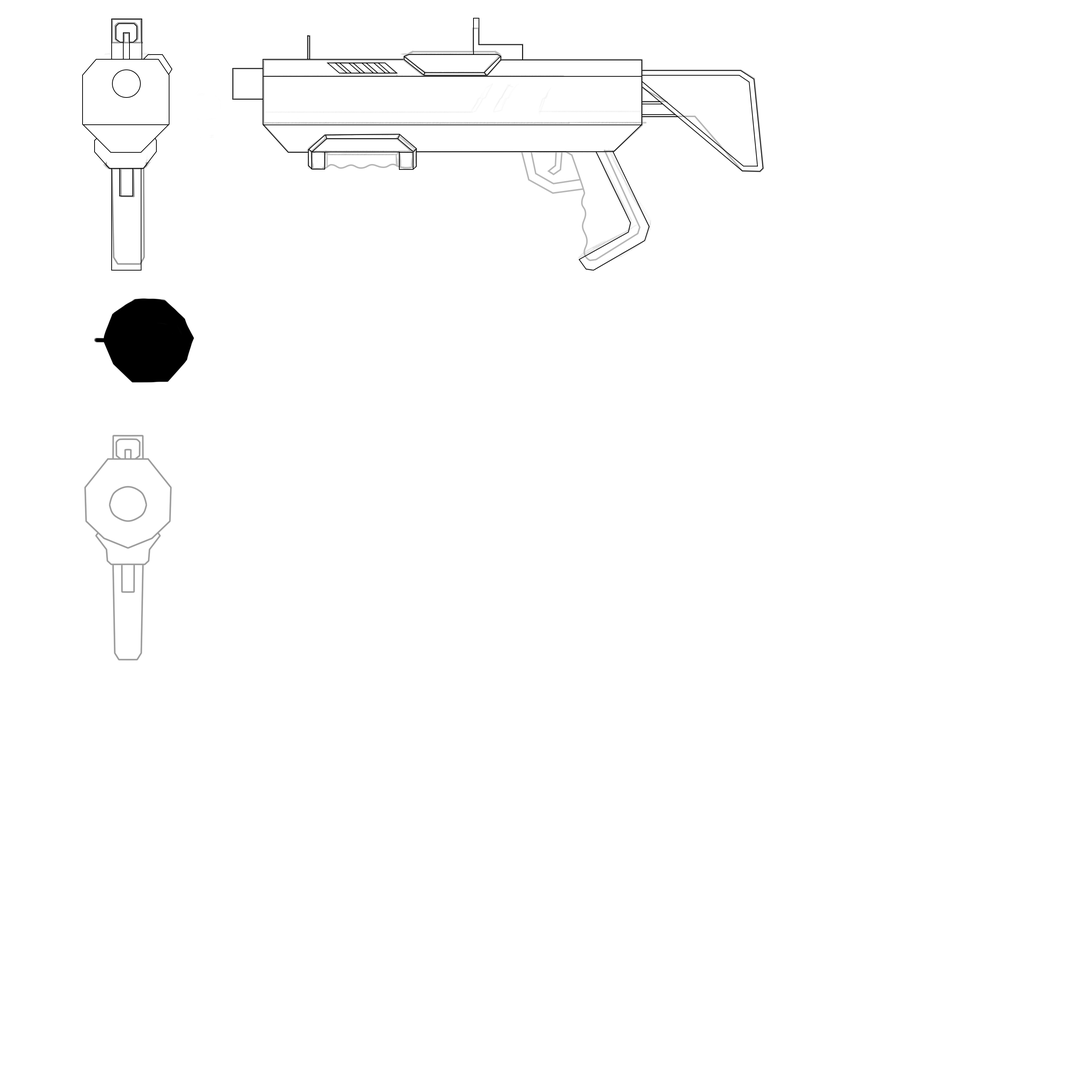
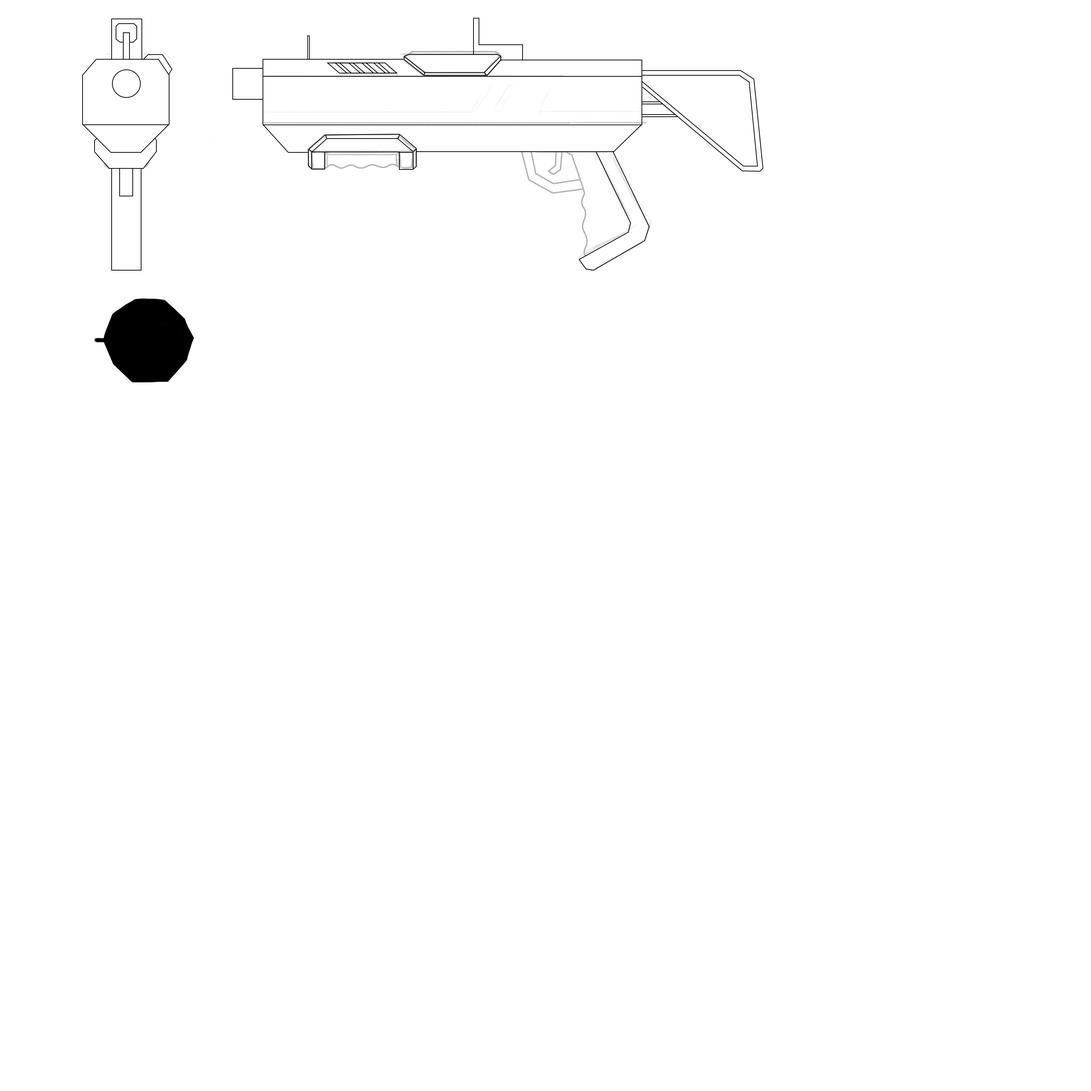
Before/after of a w=1091, h=1091 layered artwork. What changed in the layer stack:
painted on "Ellipse 1" over (117, 72, 119, 96)
hid "Forma 12" over (472, 27, 524, 60)
hid "Forma 8" over (307, 35, 311, 59)
hid "Forma 6" over (641, 88, 664, 101)
hid "Forma 5" over (641, 69, 765, 173)
added layer "Layer 5" in group "Side" over (284, 51, 654, 262)
added layer "Layer 4" in group "Side" over (301, 138, 426, 169)
hid "Forma 1" over (264, 124, 289, 152)
hid group "Front" (1st of 3) (2 layers) over (84, 18, 173, 662)
